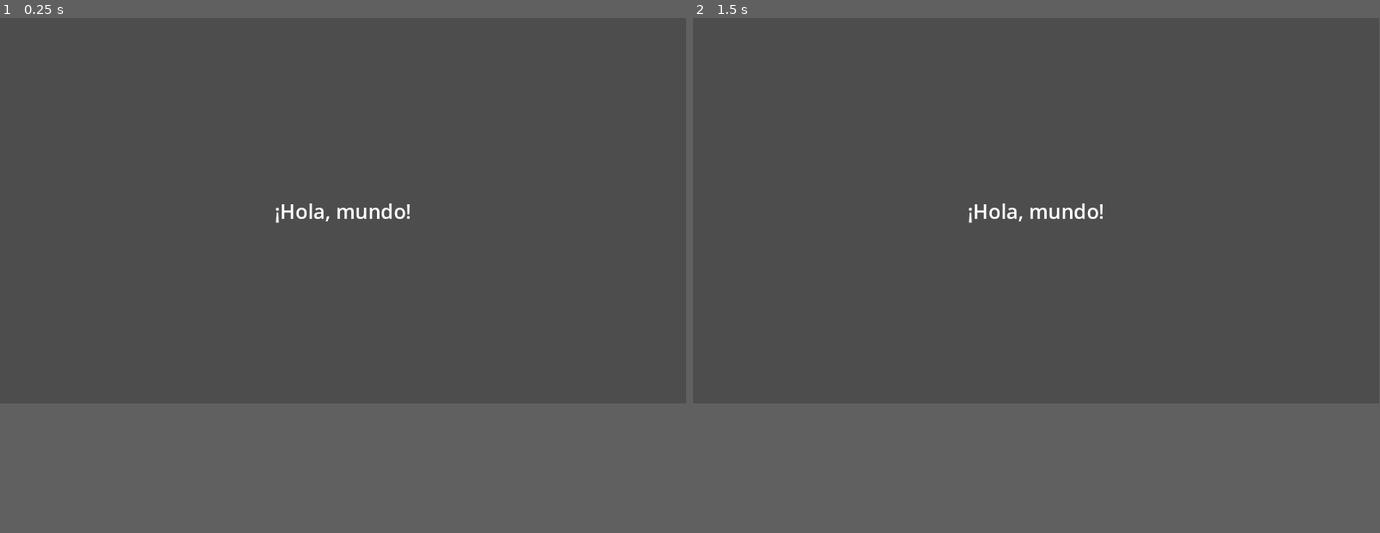
Above: before the commit, frames 1-2 (left to right).
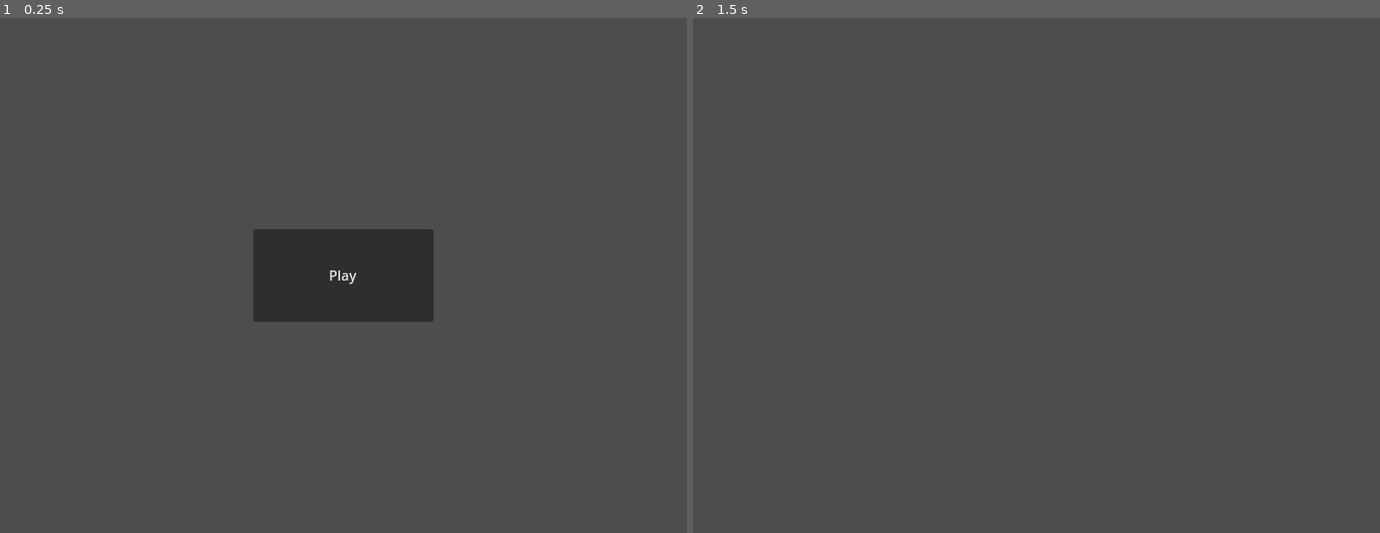
Above: after the commit, the same moments.

Repository: antimundo/rat-and-furrius
Game: Godot game, scene res://scenes/main_menu/main_menu.tscn
Same seed, same stepped clock (60 frames per second), same inputs: the game is played once before the commit and once after it. Before the commit the project starts from res://hello_world.tscn.
Inputs (mouse positions are in pixels of both pictures, inside the frame that each line leads up to):
- Up to frame 1 (0.25 s): no input
- Up to frame 2 (1.5 s): click (1036, 208) at 0.5 s, where only the run after the commit has a clickable "Play"; tap Enter at 1.25 s
In our replay, the window is 799x449 before the commit and 800x600 after it. These sizes can differ from the game's own. Grey fills any space a smaller window leaves; there, only what the larger window draws over its background counts as a difference.

The runs differ from the first frame. In frame 1, 5.0% of the frame differs, in the area x 36-64%, y 36-59%; in frame 2, 0.2%.

Commit message:
Add main menu

Diff:
--- a/hello_world.tscn
+++ /dev/null
@@ -1,25 +0,0 @@
-[gd_scene format=3 uid="uid://brmkd7jg3vxmd"]
-
-[node name="Control" type="Control"]
-layout_mode = 3
-anchors_preset = 15
-anchor_right = 1.0
-anchor_bottom = 1.0
-grow_horizontal = 2
-grow_vertical = 2
-
-[node name="Hello" type="Label" parent="."]
-layout_mode = 1
-anchors_preset = 8
-anchor_left = 0.5
-anchor_top = 0.5
-anchor_right = 0.5
-anchor_bottom = 0.5
-offset_left = -52.0
-offset_top = -13.0
-offset_right = 52.0
-offset_bottom = 13.0
-grow_horizontal = 2
-grow_vertical = 2
-theme_override_font_sizes/font_size = 34
-text = "¡Hola, mundo!"
--- a/project.godot
+++ b/project.godot
@@ -11,9 +11,14 @@
 [application]
 
 config/name="Mermelada Jam 2023"
-run/main_scene="res://hello_world.tscn"
+run/main_scene="res://scenes/main_menu/main_menu.tscn"
 config/features=PackedStringArray("4.1", "GL Compatibility")
 config/icon="res://icon.svg"
+
+[display]
+
+window/size/viewport_width=800
+window/size/viewport_height=600
 
 [rendering]
 
--- /dev/null
+++ b/scenes/gameplay/level_0.tscn
@@ -0,0 +1,3 @@
+[gd_scene format=3 uid="uid://dnpmbebgrb7ic"]
+
+[node name="level_0" type="Node2D"]
--- /dev/null
+++ b/scenes/main_menu/main_menu.gd
@@ -0,0 +1,9 @@
+extends Node
+## Used in main menu to load the game
+
+@onready var load_scene = load("res://scenes/gameplay/level_0.tscn")
+
+func _on_button_pressed():
+	var this_scene = load_scene.instantiate()
+	get_tree().root.add_child(this_scene)
+	queue_free()
--- /dev/null
+++ b/scenes/main_menu/main_menu.tscn
@@ -0,0 +1,29 @@
+[gd_scene load_steps=2 format=3 uid="uid://ded30fv8t1e7m"]
+
+[ext_resource type="Script" path="res://scenes/main_menu/main_menu.gd" id="1_x4ujg"]
+
+[node name="main_menu" type="Control"]
+layout_mode = 3
+anchors_preset = 15
+anchor_right = 1.0
+anchor_bottom = 1.0
+grow_horizontal = 2
+grow_vertical = 2
+script = ExtResource("1_x4ujg")
+
+[node name="Button" type="Button" parent="."]
+layout_mode = 1
+anchors_preset = 8
+anchor_left = 0.5
+anchor_top = 0.5
+anchor_right = 0.5
+anchor_bottom = 0.5
+offset_left = -105.0
+offset_top = -54.0
+offset_right = 105.0
+offset_bottom = 54.0
+grow_horizontal = 2
+grow_vertical = 2
+text = "Play"
+
+[connection signal="pressed" from="Button" to="." method="_on_button_pressed"]
